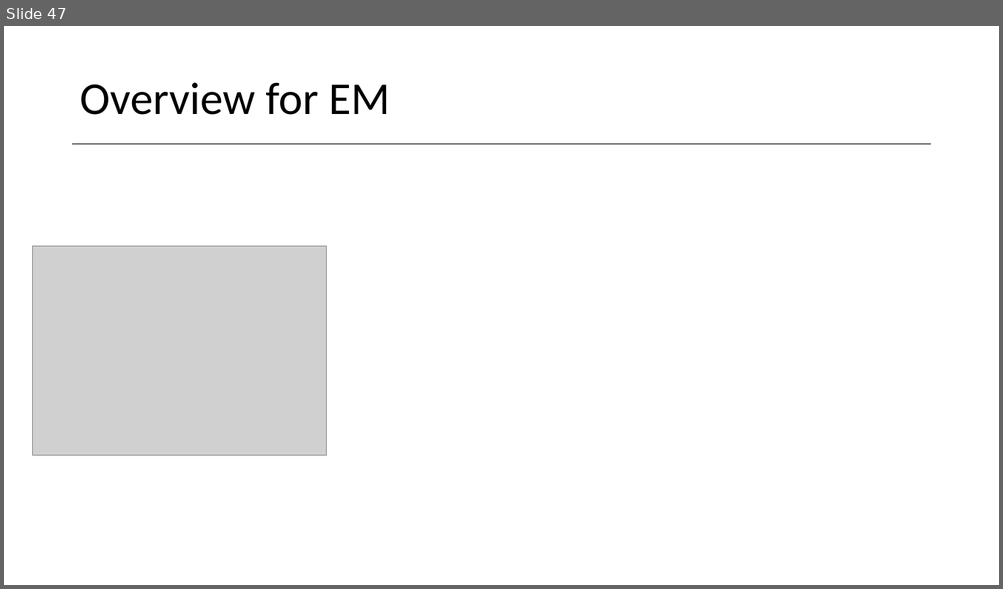
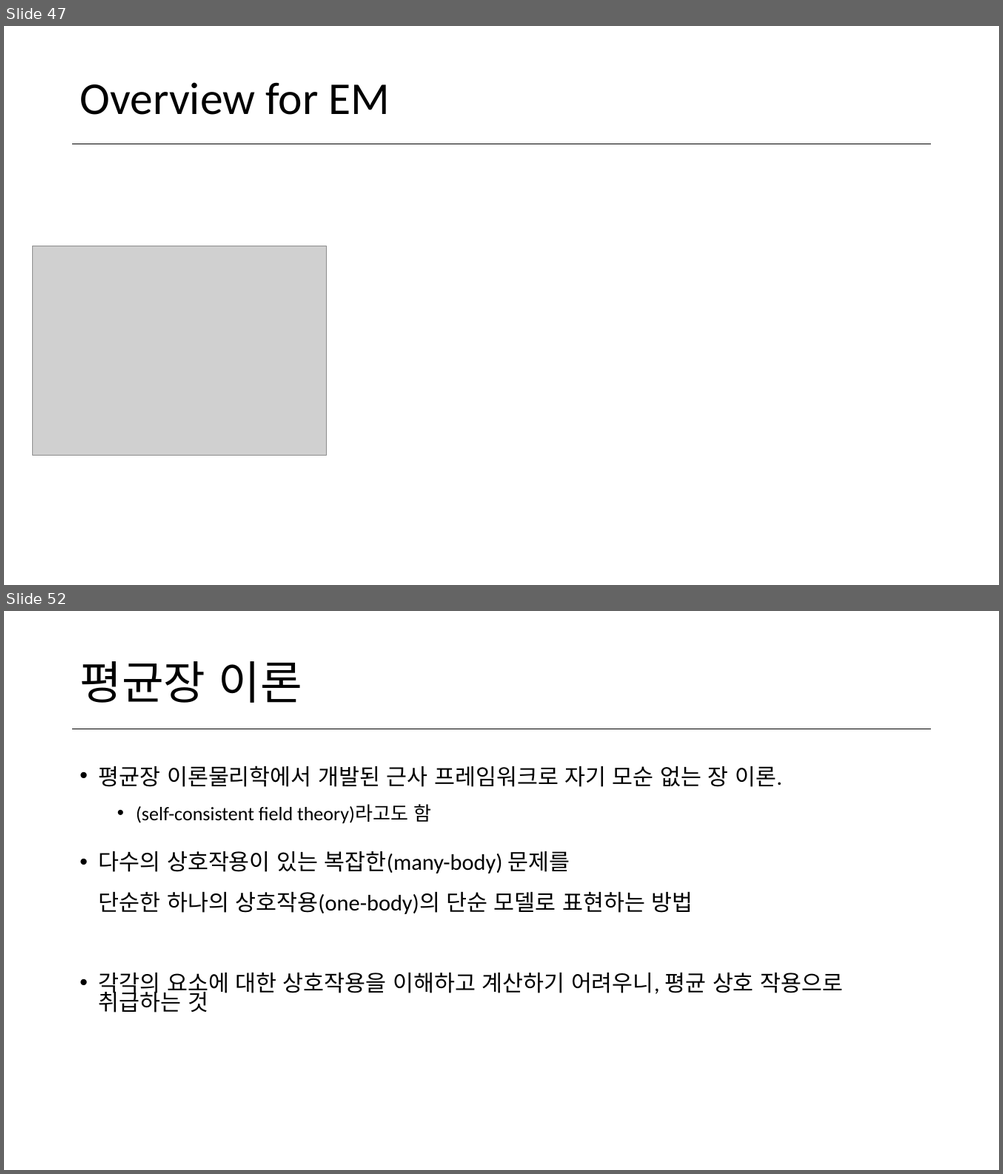
Before and after one commit to norman3/vi, a slide deck: vi.pptx. Shown one above the other, each under a label of ours: slide 47 before the commit, slides 47 and 52 after it; the slides between them are not shown. The pictures are 1003x589 and 1003x1174 pixels, drawn with LibreOffice and Linux fonts; fonts in the diff are those of the drawing; grey boxes stand for pictures. Boxes give left, top, right and bottom in pixels: in the first picture for what was removed or moved away, otherwise in the second. Text is boxed around its words. In the diff, an @@ line names an element or a change of style, - is before the commit and + after.

```diff
--- a/vi.pptx
+++ b/vi.pptx
@@ slide 52 added at (x1=4, y1=611, x2=999, y2=1170), background #FFFFFF; not listed: 1 template element that a slide beside it also shows @@
@@ title added at (x1=79, y1=661, x2=302, y2=703), 44 pt, text #000000 @@
+평균장 이론
@@ text added at (x1=99, y1=766, x2=842, y2=1013), 21.7 pt, text #000000 @@
+• 평균장 이론물리학에서 개발된 근사 프레임워크로 자기 모순 없는 장 이론.
+  • (self-consistent field theory)라고도 함
+• 다수의 상호작용이 있는 복잡한(many-body) 문제를
+  단순한 하나의 상호작용(one-body)의 단순 모델로 표현하는 방법
+• 각각의 요소에 대한 상호작용을 이해하고 계산하기 어려우니, 평균 상호 작용으로 취급하는 것
```
Also in this commit, not shown: 1 slide changed, 4 other slides added.
